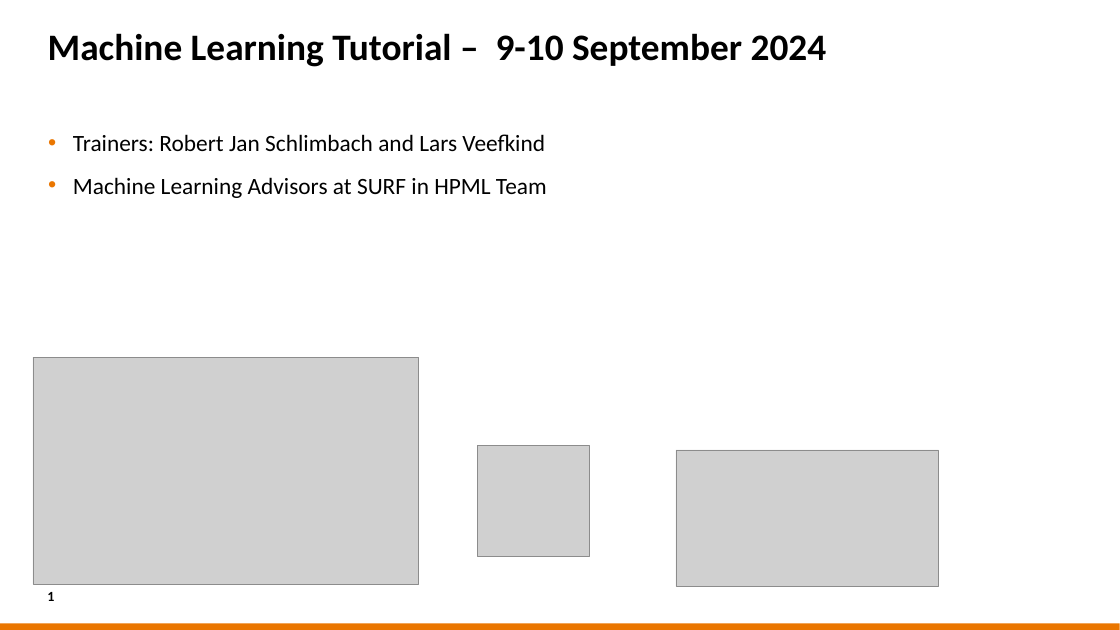
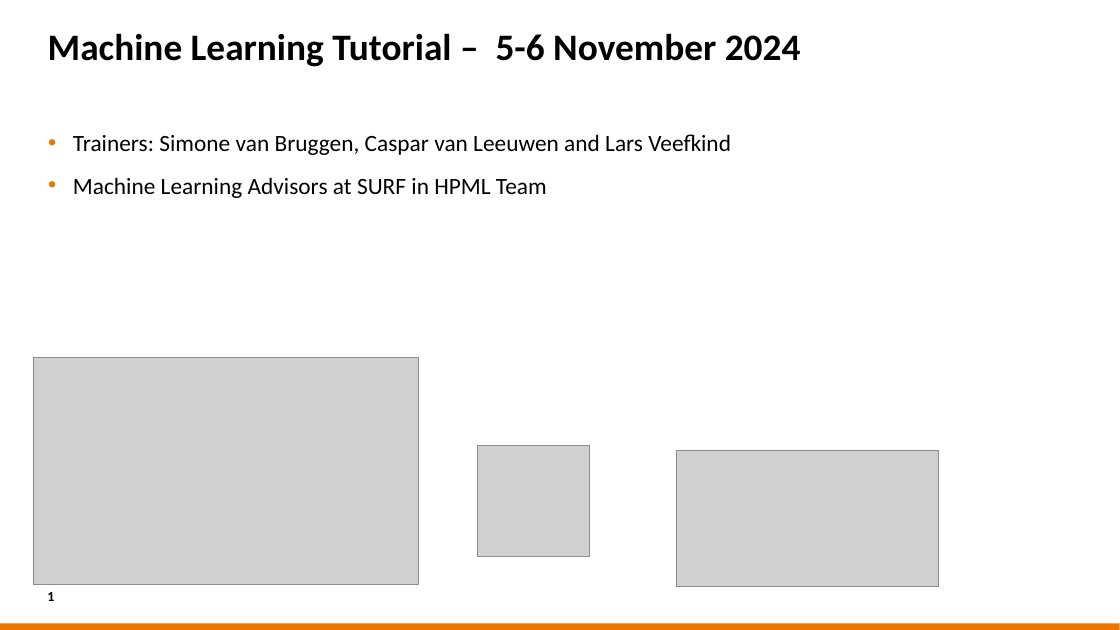
Before and after one commit to sara-nl/HPML-course-materials, a slide deck: slide 1 of Day1/slides/EuroHPC_HPML_welcome.pptx. Drawn at 1120x630 pixels with LibreOffice and Linux fonts; fonts in the diff are those of the drawing; grey boxes stand for pictures; background and template pictures are left out. Boxes give left, top, right and bottom in pixels: in the first picture for what was removed or moved away, otherwise in the second. Text is boxed around its words. In the diff, an @@ line names an element or a change of style, - is before the commit and + after.

```diff
--- a/Day1/slides/EuroHPC_HPML_welcome.pptx
+++ b/Day1/slides/EuroHPC_HPML_welcome.pptx
@@ title at <box>48,33,801,67</box>: text changed @@
-Machine Learning Tutorial – 9-10 September 2024
+Machine Learning Tutorial – 5-6 November 2024
@@ text at <box>73,134,731,155</box>: text changed @@
-• Trainers: Robert Jan Schlimbach and Lars Veefkind
+• Trainers: Simone van Bruggen, Caspar van Leeuwen and Lars Veefkind
```
Also in this commit, not shown: 1 other slide changed, 1 other file.
